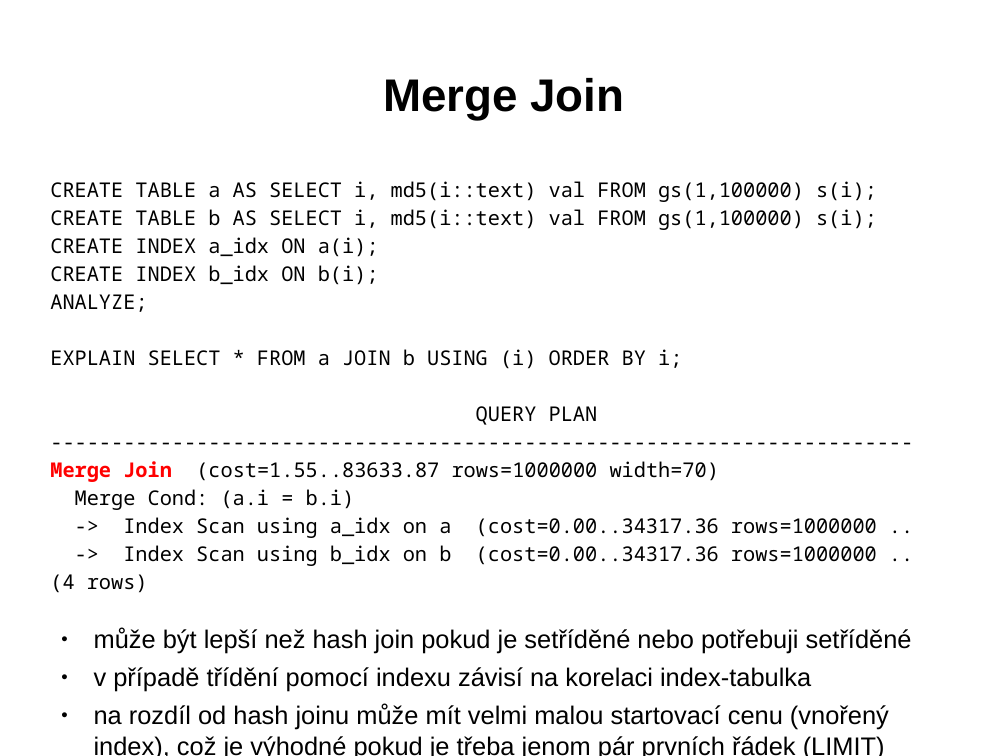
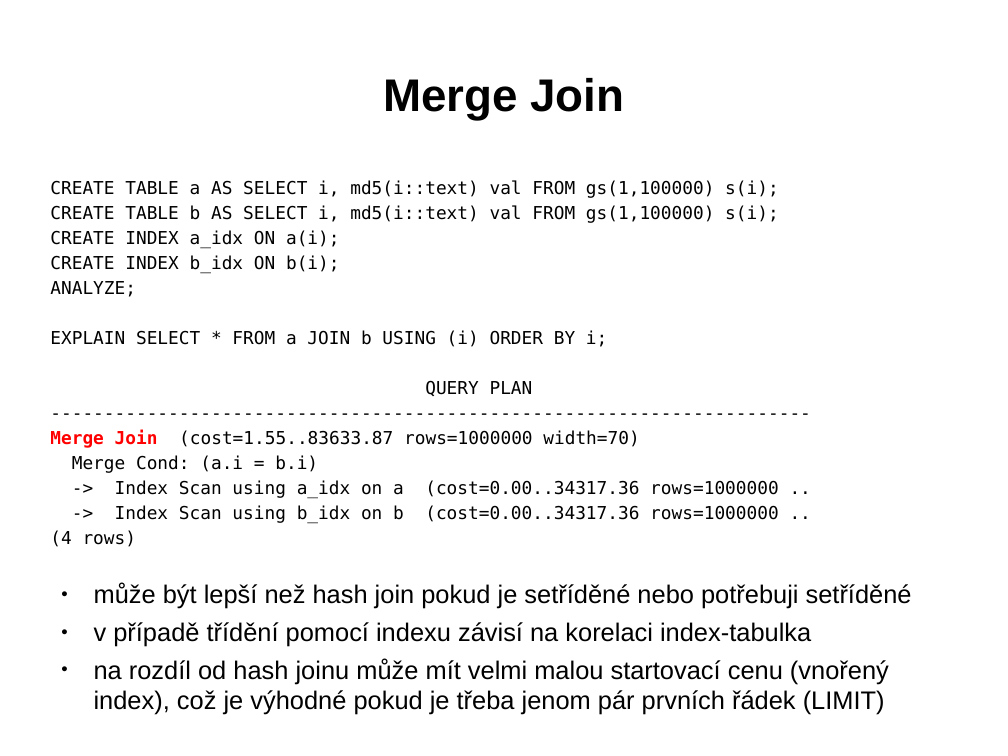
Before and after one commit to tvondra/explain_training, a slide deck: slide 70 of explain-training.odp. Drawn at 1008x756 pixels with LibreOffice and Linux fonts; fonts in the diff are those of the drawing. Boxes give left, top, right and bottom in pixels: in the first picture for what was removed or moved away, otherwise in the second. Text is boxed around its words. In the diff, an @@ line names an element or a change of style, - is before the commit and + after.

```diff
--- a/explain-training.odp
+++ b/explain-training.odp
@@ text at (50, 180, 779, 547): size 16 to 14 pt, font Noto Sans Mono to DejaVu Sans Mono in "CREATE TABLE a AS SELECT i, md5(i::text) ...", "CREATE TABLE b AS SELECT i, md5(i::text) ...", "CREATE INDEX a_idx ON a(i);", "CREATE INDEX b_idx ON b(i);" and 9 more places @@
```
Also in this commit, not shown: 53 other slides changed, 13 slides removed, 2 other files.
